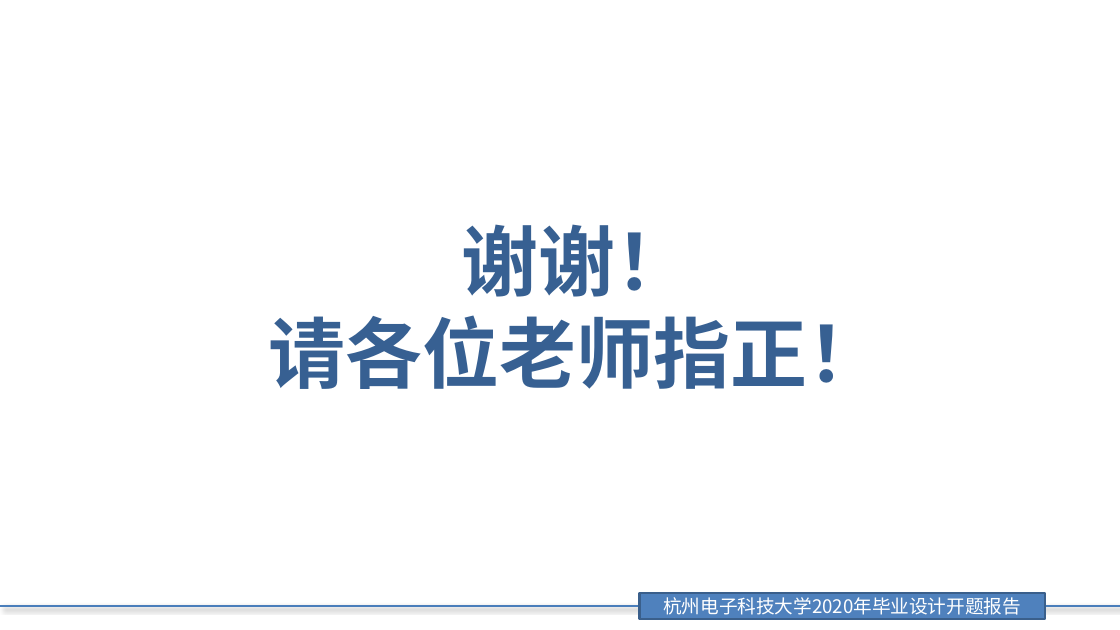
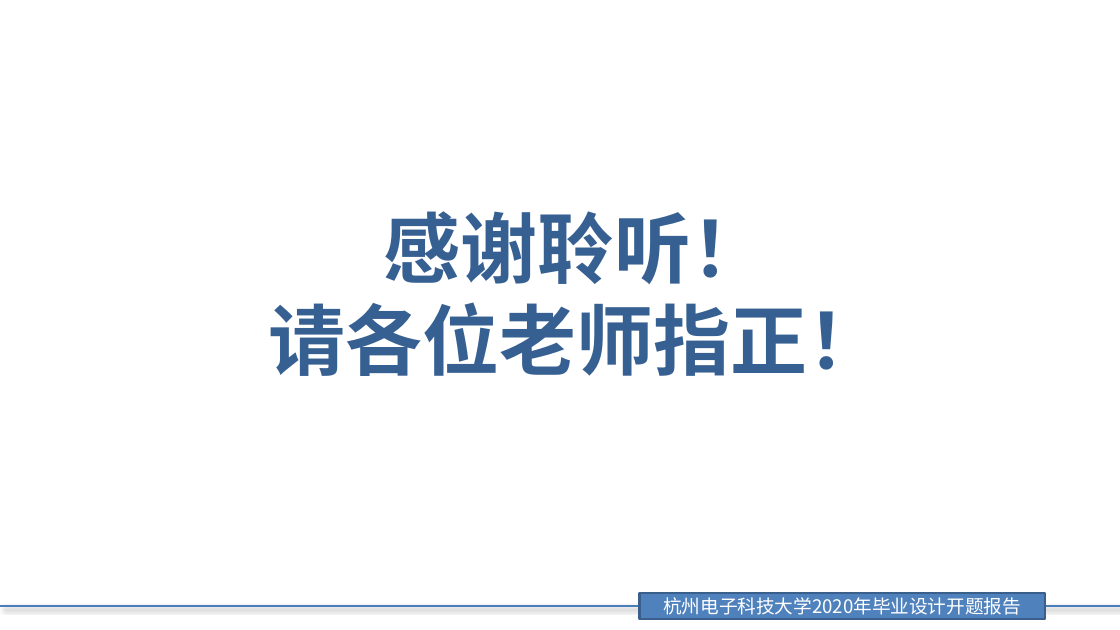
Before and after one commit to JeromeYHj214/Paper-Learning, a slide deck: slide 16 of 杨豪杰开题/论文答辩开题报告(杨豪杰).pptx (slide 18 before the commit). Drawn at 1120x630 pixels with LibreOffice and Linux fonts; fonts in the diff are those of the drawing; background and template pictures are left out. Boxes give left, top, right and bottom in pixels: in the first picture for what was removed or moved away, otherwise in the second. Text is boxed around its words. In the diff, an @@ line names an element or a change of style, - is before the commit and + after.

```diff
--- a/杨豪杰开题/论文答辩开题报告(杨豪杰).pptx
+++ b/杨豪杰开题/论文答辩开题报告(杨豪杰).pptx
@@ text "感谢聆听！": place and size @@
-text "感谢聆听！" at <box>269,224,885,389</box>
+text "感谢聆听！" at <box>268,211,884,376</box>
@@ text at <box>384,211,769,284</box>: text changed @@
-谢谢！
+感谢聆听！
```
Also in this commit, not shown: 13 other slides changed, 2 slides added, 1 slide removed.
